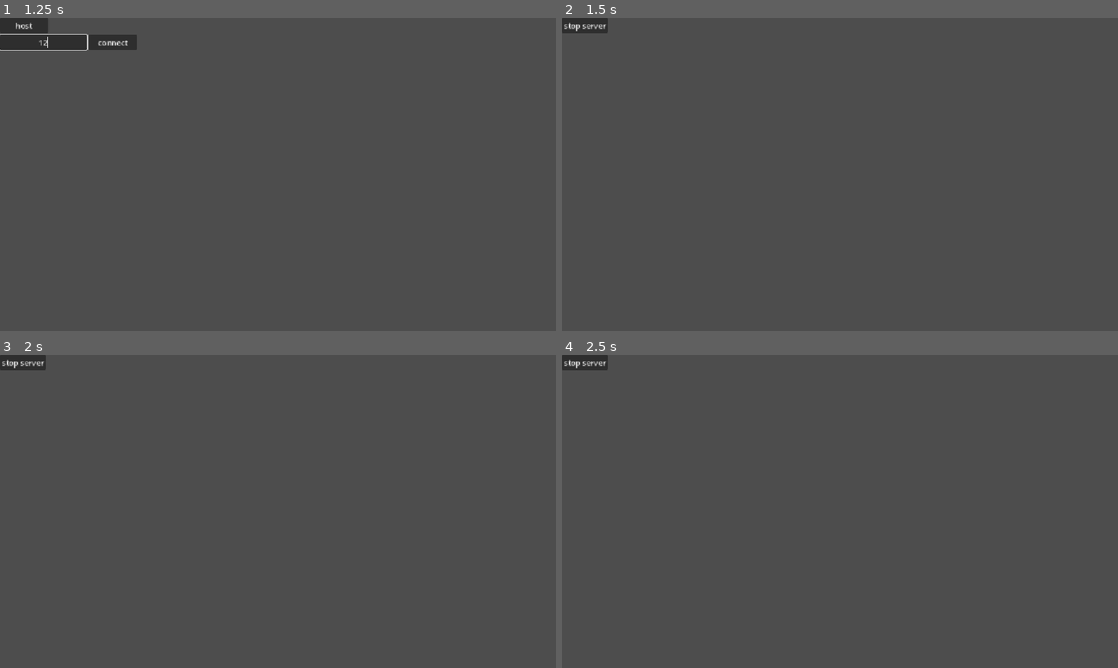
Above: before the commit, frames 1-4 (two rows, left to right).
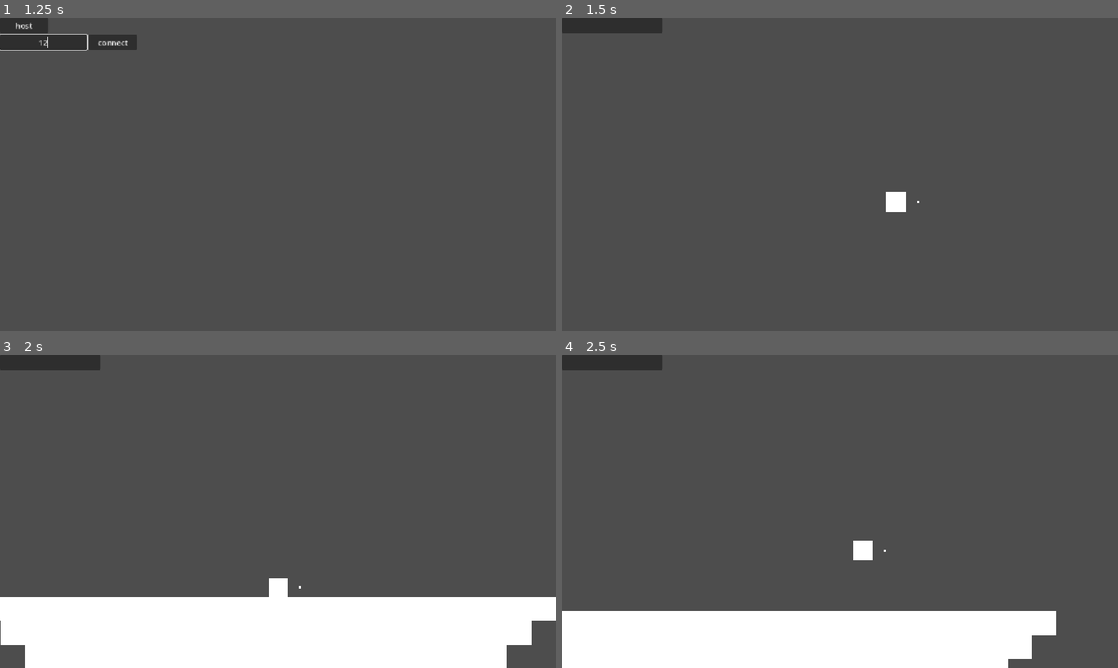
Above: after the commit, the same moments.

Repository: itsMapleLeaf/falling-box
Game: Godot game, scene res://game/main.tscn
The game is run twice, just before and just after one commit, with the same random seed, the same clock (stepped at 60 frames per second) and the same inputs.
Inputs (mouse positions are in pixels of both pictures, inside the frame that each line leads up to):
- Up to frame 1 (1.25 s): click (44, 43) at 0.52 s; type "12" at 0.6 s
- Up to frame 2 (1.5 s): click "host" at 1.25 s
- Up to frame 3 (2 s): no input
- Up to frame 4 (2.5 s): tap Enter at 2 s; hold Right (move_right) from 2.03 s (still down); hold Z (grab) from 2.03 s (still down); tap Up (jump) at 2.27, 2.3 s

Frame 1 is identical in both runs. In frame 2, 0.8% of the frame differs, in the area x 0-65%, y 0-62%; in frame 3, 22%, in the area x 0-100%, y 0-100%; in frame 4, 16%.

Commit message:
semi-working multiplayer

Diff:
--- a/game/camera.gd
+++ b/game/camera.gd
@@ -1,6 +1,7 @@
 ## Implements custom rounded position smoothing,
 ## to remove awkward flickering gaps between objects caused
 ## by subpixel positioning
+class_name Camera
 extends Camera2D
 
 @export var target: Node2D
@@ -10,12 +11,14 @@
 
 
 func _ready() -> void:
-	target_position = target.global_position
+	if target:
+		target_position = target.global_position
 
 
 func _process(delta: float) -> void:
-	target_position = (
+	if target:
+		target_position = (
 			#target_position.lerp(target.position.round(), clampf(delta * pan_speed, 0, 1)).round()
 			target.global_position
-	)
+		)
 	global_position = target_position.round()
--- a/game/falling_block.gd
+++ b/game/falling_block.gd
@@ -12,11 +12,17 @@
 
 
 func _ready() -> void:
+	if not multiplayer.is_server():
+		return
+
 	lifetime = MAX_LIFETIME
 	sprite.modulate.a = 0
 
 
 func _process(delta: float) -> void:
+	if not multiplayer.is_server():
+		return
+
 	lifetime -= delta
 	if lifetime > 0:
 		sprite.modulate.a = minf(sprite.modulate.a + delta, 1)
@@ -29,6 +35,9 @@
 
 
 func _physics_process(delta: float) -> void:
+	if not multiplayer.is_server():
+		return
+
 	velocity.y = clampf(
 			velocity.y + GRAVITY * delta,
 			-TERMINAL_VELOCITY,
--- a/game/falling_block.tscn
+++ b/game/falling_block.tscn
@@ -7,6 +7,14 @@
 
 [sub_resource type="RectangleShape2D" id="RectangleShape2D_7mycd"]
 size = Vector2(49, 50)
+
+[sub_resource type="SceneReplicationConfig" id="SceneReplicationConfig_653rq"]
+properties/0/path = NodePath(".:position")
+properties/0/spawn = true
+properties/0/replication_mode = 1
+properties/1/path = NodePath(".:modulate")
+properties/1/spawn = true
+properties/1/replication_mode = 1
 
 [node name="FallingBlock" type="CharacterBody2D" unique_id=685326334]
 collision_layer = 4
@@ -20,3 +28,6 @@
 [node name="CollisionShape" type="CollisionShape2D" parent="." unique_id=1189798761]
 unique_name_in_owner = true
 shape = SubResource("RectangleShape2D_7mycd")
+
+[node name="MultiplayerSynchronizer" type="MultiplayerSynchronizer" parent="." unique_id=700737655]
+replication_config = SubResource("SceneReplicationConfig_653rq")
--- a/game/flying_block.gd
+++ b/game/flying_block.gd
@@ -12,6 +12,9 @@
 
 
 func _process(delta: float) -> void:
+	if not multiplayer.is_server():
+		return
+
 	lifetime -= delta
 	if lifetime < 0:
 		queue_free()
@@ -19,10 +22,16 @@
 
 
 func _physics_process(delta: float) -> void:
+	if not multiplayer.is_server():
+		return
+
 	global_position += Vector2(SPEED, 0) * direction * delta
 
 
 func _on_body_entered(body: Node2D) -> void:
+	if not multiplayer.is_server():
+		return
+
 	if body is FallingBlock:
 		if hits > 0:
 			body.queue_free()
--- a/game/flying_block.tscn
+++ b/game/flying_block.tscn
@@ -7,6 +7,11 @@
 
 [sub_resource type="RectangleShape2D" id="RectangleShape2D_7mycd"]
 size = Vector2(50, 50)
+
+[sub_resource type="SceneReplicationConfig" id="SceneReplicationConfig_my3wi"]
+properties/0/path = NodePath(".:position")
+properties/0/spawn = true
+properties/0/replication_mode = 1
 
 [node name="FlyingBlock" type="Area2D" unique_id=444247945]
 collision_layer = 8
@@ -21,4 +26,7 @@
 unique_name_in_owner = true
 shape = SubResource("RectangleShape2D_7mycd")
 
+[node name="MultiplayerSynchronizer" type="MultiplayerSynchronizer" parent="." unique_id=1536775589]
+replication_config = SubResource("SceneReplicationConfig_my3wi")
+
 [connection signal="body_entered" from="." to="." method="_on_body_entered"]
--- a/game/game.gd
+++ /dev/null
@@ -1,69 +0,0 @@
-extends Node2D
-
-@export var player_spawn_height := 500
-@export var falling_block_spawn_height := 1000
-
-var level_blocks: Array[LevelBlock] = []
-var level_bounds := Rect2i(0, 0, 0, 0)
-
-@onready var debug_menu: GameplayDebugMenu = %DebugMenu
-@onready var player: CharacterBody2D = %Player
-@onready var falling_blocks: Node2D = %FallingBlocks
-@onready var flying_blocks: Node2D = %FlyingBlocks
-
-
-func _ready() -> void:
-	_create_level_block().set_level_rect(0, 0, 24, 1)
-	_create_level_block().set_level_rect(1, 1, 22, 1)
-	_create_level_block().set_level_rect(2, 2, 20, 1)
-
-	for level_block in level_blocks:
-		level_bounds = level_bounds.merge(level_block.level_rect)
-
-	_respawn_player()
-
-	debug_menu.add_button("respawn player", _respawn_player)
-	debug_menu.add_button("spawn block above player", _debug_spawn_block_above_player)
-
-
-func _respawn_player() -> void:
-	player.global_position = (
-		Vector2(level_bounds.get_center()) * Constants.LEVEL_CELL_SIZE - Vector2(
-				0,
-				player_spawn_height,
-		)
-	)
-	player.velocity = Vector2.ZERO
-
-
-func _create_level_block() -> LevelBlock:
-	const LEVEL_BLOCK = preload("uid://dtvqbjemca8sx")
-	var block: LevelBlock = LEVEL_BLOCK.instantiate()
-	add_child(block)
-	level_blocks.append(block)
-	return block
-
-
-func _on_block_spawn_timer_timeout() -> void:
-	const FALLING_BLOCK = preload("uid://bc6jrwvfpr8s5")
-	var block: Node2D = FALLING_BLOCK.instantiate()
-	block.global_position = Vector2(
-			randi_range(level_bounds.position.x, level_bounds.end.x - 1) * Constants.LEVEL_CELL_SIZE,
-			-falling_block_spawn_height,
-	)
-	falling_blocks.add_child(block)
-
-
-func _on_player_block_yeeted(_player: Player, at: Vector2, direction: int) -> void:
-	const FLYING_BLOCK = preload("uid://x6duholk1sc1")
-	var block: FlyingBlock = FLYING_BLOCK.instantiate()
-	block.global_position = at
-	block.direction = direction
-	flying_blocks.add_child(block)
-
-
-func _debug_spawn_block_above_player():
-	const FALLING_BLOCK = preload("uid://bc6jrwvfpr8s5")
-	var block: Node2D = FALLING_BLOCK.instantiate()
-	block.global_position = player.global_position - Vector2(0, 500)
-	add_child(block)
--- /dev/null
+++ b/game/gameplay.gd
@@ -0,0 +1,113 @@
+class_name Gameplay
+extends Screen
+
+const MULTIPLAYER_PORT = 7586 # "TFBG" (an attempt at that)
+var multiplayer_peer := ENetMultiplayerPeer.new()
+
+@export var player_spawn_height := 500
+@export var falling_block_spawn_height := 1000
+
+var level_blocks: Array[LevelBlock] = []
+var level_bounds := Rect2i(0, 0, 0, 0)
+
+@onready var debug_menu: GameplayDebugMenu = %DebugMenu
+@onready var falling_blocks: Node2D = %FallingBlocks
+@onready var flying_blocks: Node2D = %FlyingBlocks
+@onready var players: Node2D = %Players
+@onready var camera: Camera = %Camera
+
+var players_by_peer_id: Dictionary[int, Player] = { }
+
+
+func _ready() -> void:
+	_create_level_block().set_level_rect(0, 0, 24, 1)
+	_create_level_block().set_level_rect(1, 1, 22, 1)
+	_create_level_block().set_level_rect(2, 2, 20, 1)
+
+	for level_block in level_blocks:
+		level_bounds = level_bounds.merge(level_block.level_rect)
+
+	#debug_menu.add_button("respawn player", _respawn_player)
+	#debug_menu.add_button("spawn block above player", _debug_spawn_block_above_player)
+
+
+func start_server() -> void:
+	multiplayer_peer.create_server(MULTIPLAYER_PORT)
+	multiplayer_peer.peer_connected.connect(_on_peer_connected)
+	multiplayer_peer.peer_disconnected.connect(_on_peer_disconnected)
+
+	multiplayer.multiplayer_peer = multiplayer_peer
+
+	_create_player(multiplayer_peer.get_unique_id())
+
+
+func start_client() -> void:
+	multiplayer_peer.create_client("localhost", MULTIPLAYER_PORT)
+	multiplayer.multiplayer_peer = multiplayer_peer
+
+
+func exit_screen() -> void:
+	multiplayer.multiplayer_peer = OfflineMultiplayerPeer.new()
+
+
+func _on_peer_connected(peer_id: int) -> void:
+	_create_player(peer_id)
+
+
+func _on_peer_disconnected(peer_id: int) -> void:
+	_remove_player(peer_id)
+
+
+func _create_player(peer_id: int) -> void:
+	var player: Player = load("uid://48dg7eo7ue11").instantiate()
+	players.add_child(player, true)
+
+	if not camera.target:
+		camera.target = player
+
+	players_by_peer_id[peer_id] = player
+
+	player.global_position = (
+		Vector2(level_bounds.get_center()) * Constants.LEVEL_CELL_SIZE - Vector2(
+				0,
+				player_spawn_height,
+		)
+	)
+	player.velocity = Vector2.ZERO
+	player.block_yeeted.connect(_on_player_block_yeeted)
+
+
+func _remove_player(peer_id: int) -> void:
+	var player := players_by_peer_id[peer_id]
+	players_by_peer_id.erase(peer_id)
+	player.queue_free()
+
+
+func _create_level_block() -> LevelBlock:
+	var block: LevelBlock = load("uid://dtvqbjemca8sx").instantiate()
+	add_child(block, true)
+	level_blocks.append(block)
+	return block
+
+
+func _on_block_spawn_timer_timeout() -> void:
+	if multiplayer.is_server():
+		var block: Node2D = load("uid://bc6jrwvfpr8s5").instantiate()
+		block.global_position = Vector2(
+				randi_range(level_bounds.position.x, level_bounds.end.x - 1) * Constants.LEVEL_CELL_SIZE,
+				-falling_block_spawn_height,
+		)
+		falling_blocks.add_child(block, true)
+
+
+func _on_player_block_yeeted(_player: Player, at: Vector2, direction: int) -> void:
+	var block: FlyingBlock = load("uid://x6duholk1sc1").instantiate()
+	block.global_position = at
+	block.direction = direction
+	flying_blocks.add_child(block, true)
+
+#func _debug_spawn_block_above_player():
+#const FALLING_BLOCK = preload("uid://bc6jrwvfpr8s5")
+#var block: Node2D = FALLING_BLOCK.instantiate()
+#block.global_position = player.global_position - Vector2(0, 500)
+#add_child(block)
--- a/game/game.tscn
+++ b/game/gameplay.tscn
@@ -1,21 +1,20 @@
 [gd_scene format=3 uid="uid://bhljs2y0to2fx"]
 
-[ext_resource type="Script" uid="uid://dhkb1ciy68gip" path="res://game/game.gd" id="1_4fuuu"]
+[ext_resource type="Script" uid="uid://dhkb1ciy68gip" path="res://game/gameplay.gd" id="1_uqntx"]
 [ext_resource type="PackedScene" uid="uid://hkgcke44mre4" path="res://game/camera.tscn" id="2_dxrkv"]
-[ext_resource type="PackedScene" uid="uid://48dg7eo7ue11" path="res://game/player.tscn" id="3_dakft"]
 [ext_resource type="PackedScene" uid="uid://drrfhf8cuabel" path="res://game/gameplay_debug_menu.tscn" id="4_u5opy"]
 
-[node name="Game" type="Node2D" unique_id=1834170711]
-script = ExtResource("1_4fuuu")
+[node name="Gameplay" type="Node" unique_id=466922683]
+script = ExtResource("1_uqntx")
 
-[node name="Camera" parent="." unique_id=933668665 node_paths=PackedStringArray("target") instance=ExtResource("2_dxrkv")]
+[node name="Camera" parent="." unique_id=933668665 instance=ExtResource("2_dxrkv")]
+unique_name_in_owner = true
 offset = Vector2(0, -120)
 editor_draw_screen = true
-target = NodePath("../Player")
 
 [node name="BlockSpawnTimer" type="Timer" parent="." unique_id=2139284075]
 unique_name_in_owner = true
-wait_time = 0.3
+wait_time = 0.945
 autostart = true
 
 [node name="FallingBlocks" type="Node2D" parent="." unique_id=1946728829]
@@ -24,7 +23,7 @@
 [node name="FlyingBlocks" type="Node2D" parent="." unique_id=779990653]
 unique_name_in_owner = true
 
-[node name="Player" parent="." unique_id=1227805615 instance=ExtResource("3_dakft")]
+[node name="Players" type="Node2D" parent="." unique_id=1324638986]
 unique_name_in_owner = true
 
 [node name="UI" type="CanvasLayer" parent="." unique_id=1345430208]
@@ -35,5 +34,16 @@
 offset_bottom = 0.0
 focus_mode = 3
 
+[node name="PlayerSpawner" type="MultiplayerSpawner" parent="." unique_id=1628562308]
+_spawnable_scenes = PackedStringArray("uid://48dg7eo7ue11")
+spawn_path = NodePath("../Players")
+
+[node name="FallingBlockSpawner" type="MultiplayerSpawner" parent="." unique_id=1909937755]
+_spawnable_scenes = PackedStringArray("uid://bc6jrwvfpr8s5")
+spawn_path = NodePath("../FallingBlocks")
+
+[node name="FlyingBlockSpawner" type="MultiplayerSpawner" parent="." unique_id=1576534305]
+_spawnable_scenes = PackedStringArray("uid://x6duholk1sc1")
+spawn_path = NodePath("../FlyingBlocks")
+
 [connection signal="timeout" from="BlockSpawnTimer" to="." method="_on_block_spawn_timer_timeout"]
-[connection signal="block_yeeted" from="Player" to="." method="_on_player_block_yeeted"]
--- a/game/multiplayer_menu.gd
+++ b/game/multiplayer_menu.gd
@@ -4,10 +4,12 @@
 
 
 func _on_host_button_pressed() -> void:
-	var multiplayer_server_scene := load("uid://e26iex8f85mj")
-	ScreenManager.switch(multiplayer_server_scene.instantiate())
+	var gameplay: Gameplay = load("uid://bhljs2y0to2fx").instantiate()
+	ScreenManager.switch(gameplay)
+	gameplay.start_server()
 
 
 func _on_connect_button_pressed() -> void:
-	var multiplayer_client_scene := load("uid://l5cq1fqrpluh")
-	ScreenManager.switch(multiplayer_client_scene.instantiate())
+	var gameplay: Gameplay = load("uid://bhljs2y0to2fx").instantiate()
+	ScreenManager.switch(gameplay)
+	gameplay.start_client()
--- a/game/multiplayer_server.gd
+++ b/game/multiplayer_server.gd
@@ -1,6 +1,9 @@
 extends Screen
 
 var peer := ENetMultiplayerPeer.new()
+
+@onready var game: Game = %Game
+var player: Player
 
 
 func _ready() -> void:
@@ -9,6 +12,8 @@
 
 	multiplayer.peer_connected.connect(_on_peer_connected)
 	multiplayer.peer_disconnected.connect(_on_peer_disconnected)
+
+	player = game.spawn_player()
 
 
 func exit_screen() -> void:
--- a/game/multiplayer_server.tscn
+++ b/game/multiplayer_server.tscn
@@ -1,9 +1,13 @@
 [gd_scene format=3 uid="uid://e26iex8f85mj"]
 
 [ext_resource type="Script" uid="uid://hv17650wfjli" path="res://game/multiplayer_server.gd" id="1_wck1c"]
+[ext_resource type="PackedScene" uid="uid://bhljs2y0to2fx" path="res://game/gameplay.tscn" id="2_es08d"]
 
 [node name="Server" type="Node" unique_id=1470199767]
 script = ExtResource("1_wck1c")
+
+[node name="Game" parent="." unique_id=1834170711 instance=ExtResource("2_es08d")]
+unique_name_in_owner = true
 
 [node name="UI" type="CanvasLayer" parent="." unique_id=357548715]
 
--- a/game/player.gd
+++ b/game/player.gd
@@ -10,14 +10,14 @@
 const HELD_BLOCK_INTERPOLATION_STIFFNESS = 20.0
 
 var jumps := 2
-var facing := 1
-var holding := false
+@export var facing := 1
+@export var holding := false
 
 @onready var facing_dot: MeshInstance2D = %FacingDot
-@onready var facing_dot_offset := facing_dot.position - position
+@onready var facing_dot_offset := facing_dot.position
 
 @onready var held_block: MeshInstance2D = %HeldBlock
-@onready var held_block_offset := held_block.position - position
+@onready var held_block_offset := held_block.position
 
 # we don't want the held block position to be fixed with the parent,
 # but to move as if it's still in the global environment, and we're "dragging" it along,
@@ -26,43 +26,45 @@
 
 
 func _unhandled_key_input(event: InputEvent) -> void:
-	if event.is_action_pressed("move_left"):
-		facing = -1
-		facing_dot.position = -facing_dot_offset
+	if multiplayer.is_server():
+		if event.is_action_pressed("move_left"):
+			facing = -1
 
-	if event.is_action_pressed("move_right"):
-		facing = 1
-		facing_dot.position = facing_dot_offset
+		if event.is_action_pressed("move_right"):
+			facing = 1
 
-	if event.is_action_pressed("grab") and not holding:
-		var query := PhysicsPointQueryParameters2D.new()
-		query.position = facing_dot.global_position
+		if event.is_action_pressed("grab") and not holding:
+			var query := PhysicsPointQueryParameters2D.new()
+			query.position = facing_dot.global_position
 
-		var results := get_world_2d().direct_space_state.intersect_point(query, 32)
-		for result in results:
-			var block := result['collider'] as FallingBlock
-			if block:
-				holding = true
-				facing_dot.visible = false
-				held_block.visible = true
-				held_block.global_position = block.global_position
-				held_block_target_global_position = held_block.global_position
-				block.queue_free()
-				break
+			var results := get_world_2d().direct_space_state.intersect_point(query, 32)
+			for result in results:
+				var block := result['collider'] as FallingBlock
+				if block:
+					holding = true
+					held_block.global_position = block.global_position
+					held_block_target_global_position = held_block.global_position
+					block.queue_free()
+					break
 
-	if event.is_action_released("grab") and holding:
-		holding = false
-		facing_dot.visible = true
-		held_block.visible = false
-		block_yeeted.emit(self, held_block.global_position, facing)
+		if event.is_action_released("grab") and holding:
+			holding = false
+			block_yeeted.emit(self, held_block.global_position, facing)
+
+
+func _process(_delta: float) -> void:
+	facing_dot.position = facing * facing_dot_offset
+	facing_dot.visible = not holding
+	held_block.visible = holding
 
 
 func _physics_process(delta: float) -> void:
-	velocity += GRAVITY * Vector2.DOWN * delta
+	if multiplayer.is_server():
+		velocity += GRAVITY * Vector2.DOWN * delta
 
-	_handle_jumping()
-	_move_colliding(delta)
-	_reposition_held_block(delta)
+		_handle_jumping()
+		_move_colliding(delta)
+		_reposition_held_block(delta)
 
 
 func _handle_jumping():
--- a/game/player.tscn
+++ b/game/player.tscn
@@ -13,6 +13,20 @@
 
 [sub_resource type="QuadMesh" id="QuadMesh_vqo22"]
 size = Vector2(50, 50)
+
+[sub_resource type="SceneReplicationConfig" id="SceneReplicationConfig_dadds"]
+properties/0/path = NodePath(".:position")
+properties/0/spawn = true
+properties/0/replication_mode = 1
+properties/1/path = NodePath(".:facing")
+properties/1/spawn = true
+properties/1/replication_mode = 1
+properties/2/path = NodePath(".:holding")
+properties/2/spawn = true
+properties/2/replication_mode = 1
+properties/3/path = NodePath("HeldBlock:position")
+properties/3/spawn = true
+properties/3/replication_mode = 1
 
 [node name="Player" type="CharacterBody2D" unique_id=1227805615]
 collision_mask = 14
@@ -36,3 +50,6 @@
 visible = false
 position = Vector2(57, 0)
 mesh = SubResource("QuadMesh_vqo22")
+
+[node name="MultiplayerSynchronizer" type="MultiplayerSynchronizer" parent="." unique_id=1010554231]
+replication_config = SubResource("SceneReplicationConfig_dadds")
Renamed: game/game.gd.uid -> game/gameplay.gd.uid
